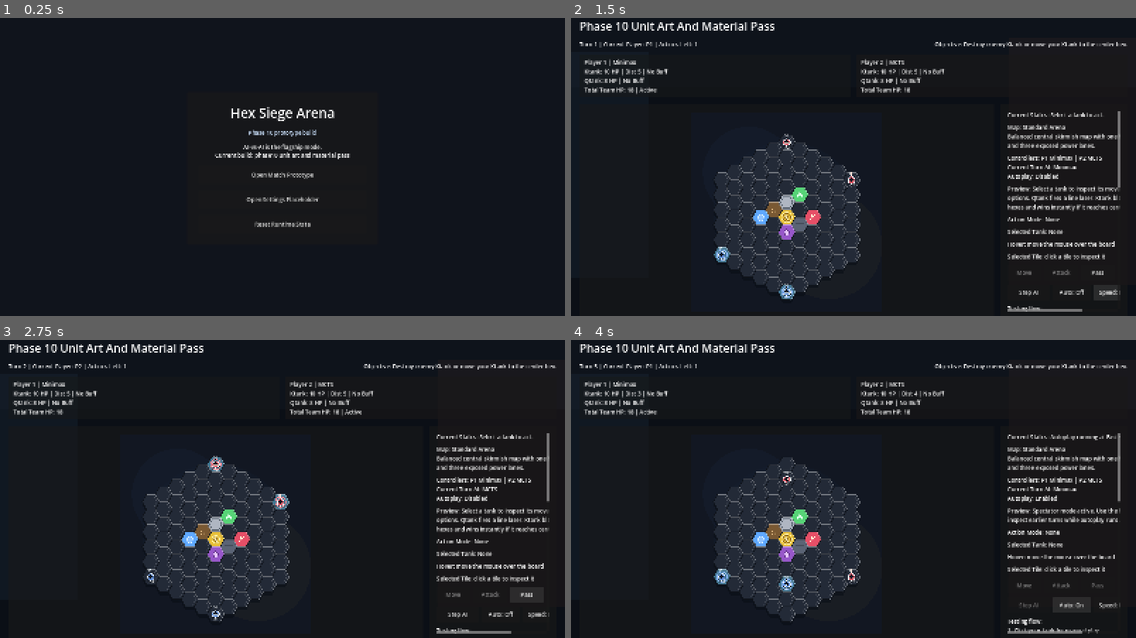
Above: before the commit, frames 1-4 (two rows, left to right).
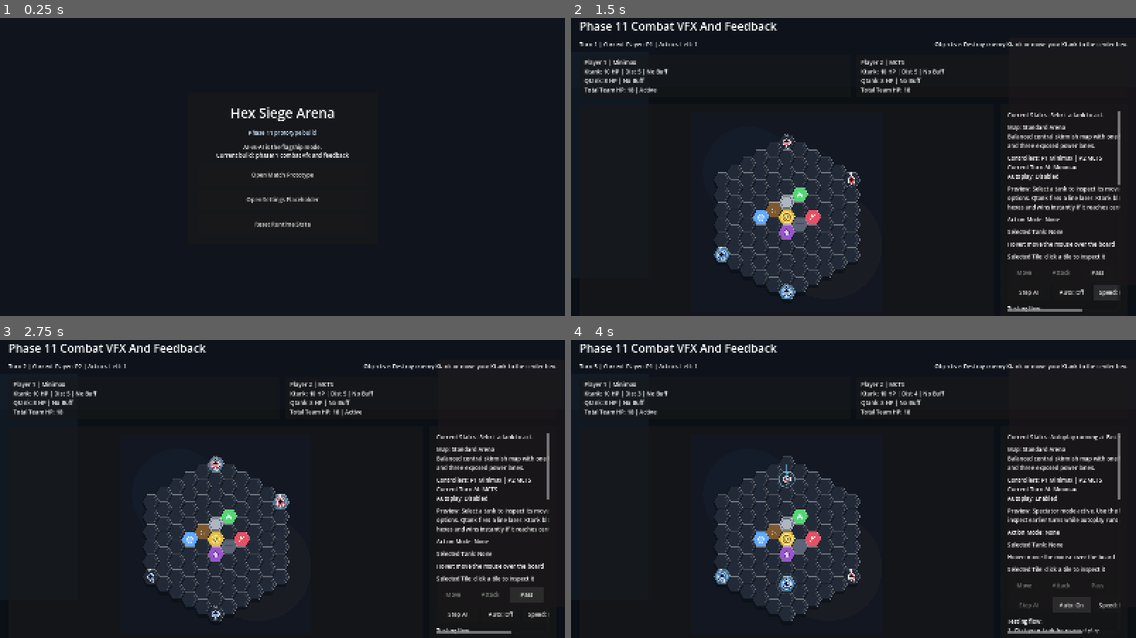
Above: after the commit, the same moments.

Repository: Arvi-Saleque/Hex-Siege-Arena
Game: Godot game, scene res://scenes/boot/boot.tscn
Same seed, same stepped clock (60 frames per second), same inputs: the game is played once before the commit and once after it.
Inputs:
- Up to frame 1 (0.25 s): no input
- Up to frame 2 (1.5 s): click "Open Match Prototype" at 0.5 s; click "Speed: Normal" at 1.25 s
- Up to frame 3 (2.75 s): click "Pass" at 2 s
- Up to frame 4 (4 s): click "Step AI" at 2.75 s; click "Auto: Off" at 3.5 s

The runs differ from the first frame. In frame 1, 0.3% of the frame differs, in the area x 38-62%, y 37-48%; in frame 2, 0.5%; in frame 3, 0.5%; in frame 4, 1.2%, in the area x 9-98%, y 1-91%.

Commit message:
phase11: add combat feedback and transient effects

Diff:
--- a/scripts/board/board_debug_view.gd
+++ b/scripts/board/board_debug_view.gd
@@ -34,6 +34,13 @@
 var highlighted_keys: Dictionary = {}
 var current_action_mode: String = ""
 var _pulse_time: float = 0.0
+var _beam_effects: Array[Dictionary] = []
+var _ring_effects: Array[Dictionary] = []
+var _flash_effects: Array[Dictionary] = []
+var _floating_texts: Array[Dictionary] = []
+var _shake_timer: float = 0.0
+var _shake_strength: float = 0.0
+var _shake_offset: Vector2 = Vector2.ZERO
 
 
 func _ready() -> void:
@@ -46,6 +53,7 @@
 
 func _process(delta: float) -> void:
 	_pulse_time += delta
+	_process_effects(delta)
 	queue_redraw()
 
 
@@ -102,6 +110,7 @@
 
 	if game_state != null:
 		_draw_tanks()
+	_draw_effects()
 
 
 func _hex_points(center: Vector2) -> PackedVector2Array:
@@ -207,6 +216,44 @@
 	queue_redraw()
 
 
+func play_action_feedback(previous_state: GameState, current_state: GameState, action: ActionData, events: Array[GameEvent]) -> void:
+	if previous_state == null or current_state == null:
+		return
+
+	match action.action_type:
+		GameTypes.ActionType.MOVE:
+			var moved_tank: TankData = previous_state.get_tank(action.actor_id)
+			if moved_tank != null:
+				var start_center: Vector2 = moved_tank.position.to_world_flat(hex_size)
+				var end_center: Vector2 = action.target_coord.to_world_flat(hex_size)
+				_beam_effects.append({
+					"start": start_center,
+					"end": end_center,
+					"color": Color("7be0ff"),
+					"width": 4.0,
+					"time_left": 0.18,
+					"duration": 0.18,
+				})
+				_ring_effects.append({
+					"center": end_center,
+					"color": Color("7be0ff"),
+					"radius": 26.0,
+					"time_left": 0.28,
+					"duration": 0.28,
+					"filled": false,
+				})
+				_trigger_shake(0.15)
+		GameTypes.ActionType.ATTACK:
+			_play_attack_effect(previous_state, action)
+		_:
+			pass
+
+	for event_item: GameEvent in events:
+		_apply_event_feedback(current_state, event_item)
+
+	queue_redraw()
+
+
 func get_board_visual_size() -> Vector2:
 	var active_board: BoardState = _active_board()
 	if active_board.cells.is_empty():
@@ -246,7 +293,7 @@
 		center.y -= 4.0
 	if cell.coord.key() == selected_key:
 		center.y -= 6.0
-	return center
+	return center + _shake_offset
 
 
 func _tile_depth(cell: CellData) -> float:
@@ -293,9 +340,9 @@
 		used_rect = Rect2(Vector2(min_x - 120.0, min_y - 120.0), Vector2((max_x - min_x) + 240.0, (max_y - min_y) + 260.0))
 
 	draw_rect(used_rect, Color("121722"))
-	draw_circle(used_rect.position + Vector2(used_rect.size.x * 0.3, used_rect.size.y * 0.28), 180.0, Color(0.2, 0.32, 0.48, 0.08))
-	draw_circle(used_rect.position + Vector2(used_rect.size.x * 0.72, used_rect.size.y * 0.62), 210.0, Color(0.66, 0.55, 0.2, 0.05))
-	draw_circle(used_rect.position + Vector2(used_rect.size.x * 0.5, used_rect.size.y * 0.48), 290.0, Color(0.08, 0.12, 0.2, 0.25))
+	draw_circle(used_rect.position + Vector2(used_rect.size.x * 0.3, used_rect.size.y * 0.28) + _shake_offset, 180.0, Color(0.2, 0.32, 0.48, 0.08))
+	draw_circle(used_rect.position + Vector2(used_rect.size.x * 0.72, used_rect.size.y * 0.62) + _shake_offset, 210.0, Color(0.66, 0.55, 0.2, 0.05))
+	draw_circle(used_rect.position + Vector2(used_rect.size.x * 0.5, used_rect.size.y * 0.48) + _shake_offset, 290.0, Color(0.08, 0.12, 0.2, 0.25))
 
 
 func _draw_tanks() -> void:
@@ -326,6 +373,44 @@
 			var buff_color: Color = _buff_color(tank.active_buff)
 			draw_circle(center + Vector2(13, -13), 5.0, buff_color)
 			draw_circle(center + Vector2(13, -13), 2.0, Color("10141c"))
+
+
+func _draw_effects() -> void:
+	var font: Font = ThemeDB.fallback_font
+	for beam: Dictionary in _beam_effects:
+		var ratio: float = _effect_float(beam, "time_left", 0.0) / maxf(_effect_float(beam, "duration", 1.0), 0.001)
+		var beam_color: Color = _effect_color(beam, "color", Color.WHITE)
+		beam_color.a = 0.15 + 0.85 * ratio
+		var beam_width: float = _effect_float(beam, "width", 3.0) * (0.8 + 0.35 * ratio)
+		var beam_start: Vector2 = _effect_vec2(beam, "start", Vector2.ZERO)
+		var beam_end: Vector2 = _effect_vec2(beam, "end", Vector2.ZERO)
+		draw_line(beam_start + _shake_offset, beam_end + _shake_offset, beam_color, beam_width)
+		draw_circle(beam_end + _shake_offset, 4.0 + 6.0 * ratio, beam_color)
+
+	for ring: Dictionary in _ring_effects:
+		var ratio: float = _effect_float(ring, "time_left", 0.0) / maxf(_effect_float(ring, "duration", 1.0), 0.001)
+		var ring_color: Color = _effect_color(ring, "color", Color.WHITE)
+		ring_color.a = 0.1 + 0.7 * ratio
+		var radius: float = _effect_float(ring, "radius", 18.0) * (1.0 + (1.0 - ratio) * 0.55)
+		var ring_center: Vector2 = _effect_vec2(ring, "center", Vector2.ZERO) + _shake_offset
+		if _effect_bool(ring, "filled", false):
+			draw_circle(ring_center, radius, Color(ring_color.r, ring_color.g, ring_color.b, ring_color.a * 0.18))
+		draw_arc(ring_center, radius, 0.0, TAU, 42, ring_color, 2.4, true)
+
+	for flash: Dictionary in _flash_effects:
+		var ratio: float = _effect_float(flash, "time_left", 0.0) / maxf(_effect_float(flash, "duration", 1.0), 0.001)
+		var flash_color: Color = _effect_color(flash, "color", Color.WHITE)
+		flash_color.a = 0.08 + 0.45 * ratio
+		draw_circle(_effect_vec2(flash, "center", Vector2.ZERO) + _shake_offset, _effect_float(flash, "radius", 16.0) * (1.0 + 0.25 * (1.0 - ratio)), flash_color)
+
+	if font != null:
+		for floater: Dictionary in _floating_texts:
+			var ratio: float = _effect_float(floater, "time_left", 0.0) / maxf(_effect_float(floater, "duration", 1.0), 0.001)
+			var text_color: Color = _effect_color(floater, "color", Color.WHITE)
+			text_color.a = 0.15 + 0.85 * ratio
+			var drift: float = (1.0 - ratio) * 18.0
+			var position: Vector2 = _effect_vec2(floater, "center", Vector2.ZERO) + Vector2(-10, -18 - drift) + _shake_offset
+			draw_string(font, position, _effect_string(floater, "text", ""), HORIZONTAL_ALIGNMENT_LEFT, -1.0, 16, text_color)
 
 
 func _draw_tile_material(cell: CellData, center: Vector2, points: PackedVector2Array, fill: Color) -> void:
@@ -490,6 +575,203 @@
 	return points
 
 
+func _process_effects(delta: float) -> void:
+	_tick_effect_array(_beam_effects, delta)
+	_tick_effect_array(_ring_effects, delta)
+	_tick_effect_array(_flash_effects, delta)
+	_tick_effect_array(_floating_texts, delta)
+	if _shake_timer > 0.0:
+		_shake_timer = maxf(0.0, _shake_timer - delta)
+		var shake_ratio: float = _shake_timer / maxf(_shake_strength, 0.001)
+		var offset_scale: float = 5.0 * shake_ratio
+		_shake_offset = Vector2(randf_range(-offset_scale, offset_scale), randf_range(-offset_scale * 0.7, offset_scale * 0.7))
+	else:
+		_shake_offset = Vector2.ZERO
+
+
+func _tick_effect_array(effect_array: Array[Dictionary], delta: float) -> void:
+	for index in range(effect_array.size() - 1, -1, -1):
+		var effect: Dictionary = effect_array[index]
+		effect["time_left"] = _effect_float(effect, "time_left", 0.0) - delta
+		if _effect_float(effect, "time_left", 0.0) <= 0.0:
+			effect_array.remove_at(index)
+		else:
+			effect_array[index] = effect
+
+
+func _apply_event_feedback(current_state: GameState, event_item: GameEvent) -> void:
+	match event_item.event_name:
+		"hit_tank":
+			var hit_coord: HexCoord = HexCoord.from_key(str(event_item.payload.get("coord", "")))
+			var hit_center: Vector2 = hit_coord.to_world_flat(hex_size)
+			var damage: int = int(event_item.payload.get("damage", 0))
+			_flash_effects.append({
+				"center": hit_center,
+				"color": Color("ffb0b8"),
+				"radius": 18.0,
+				"time_left": 0.24,
+				"duration": 0.24,
+			})
+			_floating_texts.append({
+				"center": hit_center,
+				"text": "-%d" % damage,
+				"color": Color("fff1f3"),
+				"time_left": 0.7,
+				"duration": 0.7,
+			})
+			_trigger_shake(0.18)
+		"hit_cell":
+			var cell_coord: HexCoord = HexCoord.from_key(str(event_item.payload.get("coord", "")))
+			var cell_center: Vector2 = cell_coord.to_world_flat(hex_size)
+			_flash_effects.append({
+				"center": cell_center,
+				"color": Color("ffd59e"),
+				"radius": 15.0,
+				"time_left": 0.2,
+				"duration": 0.2,
+			})
+			if bool(event_item.payload.get("destroyed", false)):
+				_ring_effects.append({
+					"center": cell_center,
+					"color": Color("ffcf7a"),
+					"radius": 24.0,
+					"time_left": 0.32,
+					"duration": 0.32,
+					"filled": true,
+				})
+			_trigger_shake(0.14)
+		"power_up":
+			var actor_id: String = str(event_item.payload.get("actor_id", ""))
+			var buff_tank: TankData = current_state.get_tank(actor_id)
+			if buff_tank != null:
+				_ring_effects.append({
+					"center": buff_tank.position.to_world_flat(hex_size),
+					"color": _buff_color(buff_tank.active_buff),
+					"radius": 22.0,
+					"time_left": 0.45,
+					"duration": 0.45,
+					"filled": true,
+				})
+		"tank_destroyed":
+			var destroyed_id: String = str(event_item.payload.get("target", ""))
+			var destroyed_tank: TankData = current_state.get_tank(destroyed_id)
+			if destroyed_tank != null:
+				_ring_effects.append({
+					"center": destroyed_tank.position.to_world_flat(hex_size),
+					"color": Color("ffd09b"),
+					"radius": 34.0,
+					"time_left": 0.48,
+					"duration": 0.48,
+					"filled": true,
+				})
+			_trigger_shake(0.3)
+		"win_center":
+			_ring_effects.append({
+				"center": HexCoord.new().to_world_flat(hex_size),
+				"color": Color("fff1a9"),
+				"radius": 38.0,
+				"time_left": 0.6,
+				"duration": 0.6,
+				"filled": true,
+			})
+
+
+func _play_attack_effect(previous_state: GameState, action: ActionData) -> void:
+	var attacker: TankData = previous_state.get_tank(action.actor_id)
+	if attacker == null:
+		return
+	var source_center: Vector2 = attacker.position.to_world_flat(hex_size)
+	if attacker.tank_type == GameTypes.TankType.QTANK:
+		var target_center: Vector2 = source_center
+		for step_coord: HexCoord in attacker.position.raycast(action.direction, previous_state.board.rings * 3):
+			if not previous_state.board.has_cell(step_coord):
+				break
+			target_center = step_coord.to_world_flat(hex_size)
+			if previous_state.get_tank_at(step_coord) != null or previous_state.board.blocks_attack(step_coord):
+				break
+		_beam_effects.append({
+			"start": source_center,
+			"end": target_center,
+			"color": Color("7ef3ff"),
+			"width": 5.0,
+			"time_left": 0.18,
+			"duration": 0.18,
+		})
+		_ring_effects.append({
+			"center": target_center,
+			"color": Color("b7ffff"),
+			"radius": 18.0,
+			"time_left": 0.22,
+			"duration": 0.22,
+			"filled": false,
+		})
+		_trigger_shake(0.16)
+	else:
+		_ring_effects.append({
+			"center": source_center,
+			"color": Color("ffb46f"),
+			"radius": 26.0,
+			"time_left": 0.32,
+			"duration": 0.32,
+			"filled": true,
+		})
+		for neighbor_coord: HexCoord in attacker.position.neighbors():
+			if previous_state.board.has_cell(neighbor_coord):
+				_flash_effects.append({
+					"center": neighbor_coord.to_world_flat(hex_size),
+					"color": Color("ff936d"),
+					"radius": 12.0,
+					"time_left": 0.22,
+					"duration": 0.22,
+				})
+		_trigger_shake(0.24)
+
+
+func _trigger_shake(duration: float) -> void:
+	_shake_timer = maxf(_shake_timer, duration)
+	_shake_strength = maxf(_shake_strength, duration)
+
+
+func clear_transient_effects() -> void:
+	_beam_effects.clear()
+	_ring_effects.clear()
+	_flash_effects.clear()
+	_floating_texts.clear()
+	_shake_timer = 0.0
+	_shake_strength = 0.0
+	_shake_offset = Vector2.ZERO
+	queue_redraw()
+
+
+func _effect_vec2(effect: Dictionary, key: String, default_value: Vector2) -> Vector2:
+	var value: Variant = effect.get(key, default_value)
+	if value is Vector2:
+		return value
+	return default_value
+
+
+func _effect_color(effect: Dictionary, key: String, default_value: Color) -> Color:
+	var value: Variant = effect.get(key, default_value)
+	if value is Color:
+		return value
+	return default_value
+
+
+func _effect_float(effect: Dictionary, key: String, default_value: float) -> float:
+	var value: Variant = effect.get(key, default_value)
+	return float(value)
+
+
+func _effect_bool(effect: Dictionary, key: String, default_value: bool) -> bool:
+	var value: Variant = effect.get(key, default_value)
+	return bool(value)
+
+
+func _effect_string(effect: Dictionary, key: String, default_value: String) -> String:
+	var value: Variant = effect.get(key, default_value)
+	return str(value)
+
+
 func _buff_color(buff_type: int) -> Color:
 	match buff_type:
 		GameTypes.BuffType.ATTACK_MULTIPLIER:
--- a/scripts/core/app_state.gd
+++ b/scripts/core/app_state.gd
@@ -4,8 +4,8 @@
 const DEFAULT_MENU_SCENE := "res://scenes/menu/main_menu.tscn"
 const DEFAULT_SETTINGS_SCENE := "res://scenes/settings/settings_root.tscn"
 
-var project_phase: int = 10
-var build_label: String = "phase10-unit-art-and-material-pass"
+var project_phase: int = 11
+var build_label: String = "phase11-combat-vfx-and-feedback"
 var current_match_config: MatchConfig = MatchConfig.new()
 var current_replay: ReplayRecord = ReplayRecord.new()
 var last_action_explanation: ActionExplanation = ActionExplanation.new()
--- a/scripts/ui/match_root.gd
+++ b/scripts/ui/match_root.gd
@@ -83,7 +83,7 @@
 	root_margin.add_child(layout)
 
 	var title = Label.new()
-	title.text = "Phase 10 Unit Art And Material Pass"
+	title.text = "Phase 11 Combat VFX And Feedback"
 	title.add_theme_font_size_override("font_size", 32)
 	layout.add_child(title)
 
@@ -280,7 +280,7 @@
 	utility_row.add_child(_reset_button)
 
 	var legend = Label.new()
-	legend.text = "Testing flow:\n1. Click your tank for manual …(228 unchanged characters)… ge hull\nBlue = Player 1\nRed = Player 2"
+	legend.text = "Testing flow:\n1. Click your tank for manual …(228 unchanged characters)… ge hull\nBlue = Player 1\nRed = Player 2\nLaser, blast, hit flash, and damage text should now appear during actions."
 	legend.autowrap_mode = TextServer.AUTOWRAP_WORD_SMART
 	sidebar_layout.add_child(legend)
 
@@ -554,6 +554,8 @@
 	_game_state = GameState.new(AppState.current_match_config.clone())
 	_action_mode = ""
 	_selected_actor_id = ""
+	if _board_view != null:
+		_board_view.clear_transient_effects()
 	AppState.last_action_explanation = ActionExplanation.new()
 	AppState.current_replay.clear()
 	AppState.current_replay.metadata = {
@@ -644,7 +646,9 @@
 func _execute_action(action: ActionData, source_label: String, explanation: ActionExplanation) -> void:
 	var acting_turn: int = _game_state.turn_count
 	var acting_player: int = _game_state.current_player
+	var previous_state: GameState = _game_state.clone()
 	_game_state.apply_action(action)
+	_board_view.play_action_feedback(previous_state, _game_state, action, _game_state.last_events)
 	if _game_state.game_over:
 		_disable_autoplay()
 	AppState.last_action_explanation = explanation
Not shown, changed: update.md
